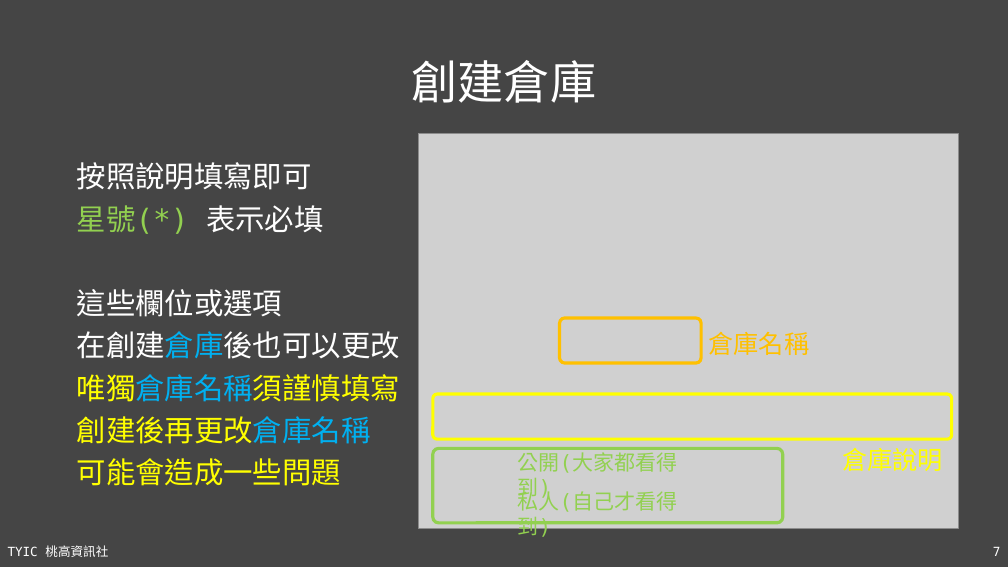
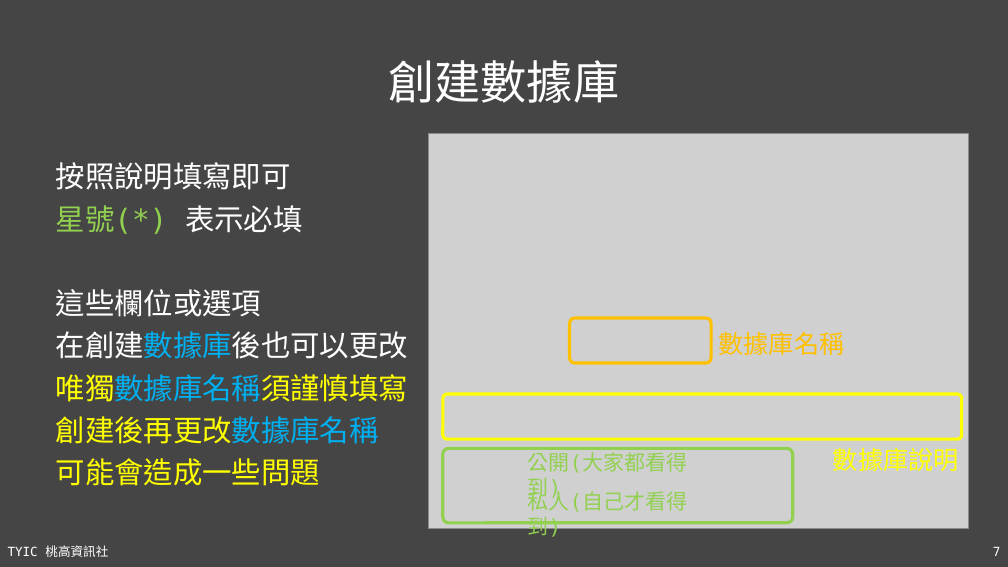
Before and after one commit to TYSHIC/slides, a slide deck: slide 7 of ppt/16_Git 與 Github.pptx. Drawn at 1008x567 pixels with LibreOffice and Linux fonts; fonts in the diff are those of the drawing; grey boxes stand for pictures. Boxes give left, top, right and bottom in pixels: in the first picture for what was removed or moved away, otherwise in the second. Text is boxed around its words. In the diff, an @@ line names an element or a change of style, - is before the commit and + after.

```diff
--- a/ppt/16_Git 與 Github.pptx
+++ b/ppt/16_Git 與 Github.pptx
@@ title at (388,60,619,103): text changed @@
-創建倉庫
+創建數據庫
@@ text "按照說明填寫即可": place and size @@
-text "按照說明填寫即可" at (77,162,400,486)
+text "按照說明填寫即可" at (56,162,408,486)
@@ text at (56,331,408,444): text changed; text colour #FFFF00 to #00B0F0 @@
-在創建倉庫後也可以更改
-唯獨倉庫名稱須謹慎填寫
-創建後再更改倉庫名稱
+在創建數據庫後也可以更改
+唯獨數據庫名稱須謹慎填寫
+創建後再更改數據庫名稱
@@ text at (719,332,845,355): text changed @@
-倉庫名稱
+數據庫名稱
@@ 3 rounded rectangles, 2 texts, 1 picture: place and size @@
-3 rounded rectangles, 2 texts, 1 picture at (418,134,958,539)
+3 rounded rectangles, 2 texts, 1 picture at (429,134,969,539)
@@ text at (833,448,959,471): text changed @@
-倉庫說明
+數據庫說明
```
Also in this commit, not shown: 11 other slides changed, 20 slides added, 5 other files.
